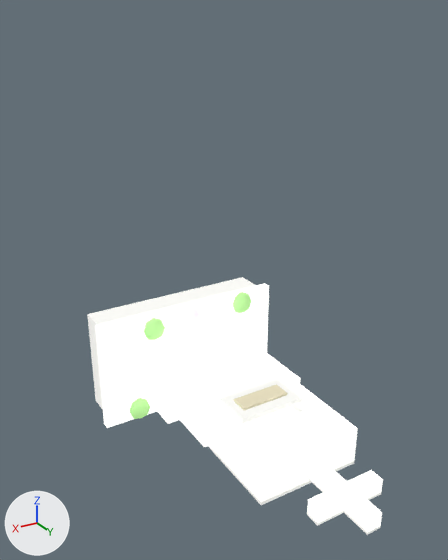
The glTF model assets/procedural/pretty/tombstone.glb: old version first, new version second.
Camera for both pictures: a camera (50 mm lens) standing at (1.28, 2.68, 1.6) and looking at (0.05, 0.63, 0.58). The axes (+X, +Y, +Z) are drawn at lower left. The lights are the same throughout. The older version comes first. Where no turn or scale is listed for an object, it has been applied to the vertices.

Objects in the first picture: 'base', 'base_top', 'crack', 'cross_h', 'cross_shadow_h', 'cross_shadow_v', 'cross_v', 'flower_0.0', 'moss_-0.3_0.22', 'moss_0.2_0.2', 'moss_0.3_-0.22', 'nameplate', 'nameplate_text', 'plinth', 'stone_lower', 'stone_main', 'stone_shadow' and 1 more.
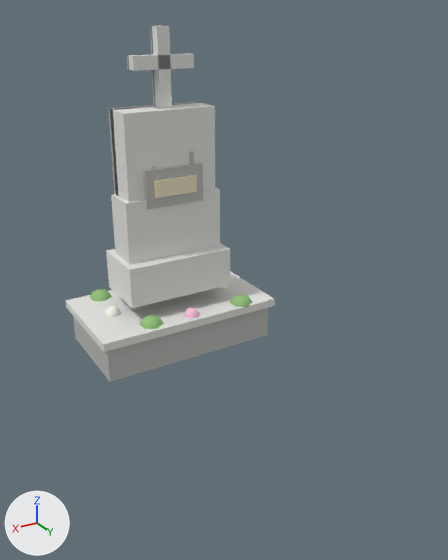
Where the newer file only moved an object's origin or applied its transform, the numbers keep the older frame.

What the commit changed:
In material 'tomb_stone_dark' (mat_tomb_stone_dark), emission_strength is no longer 1.0.
In material 'tomb_stone' (mat_tomb_stone), emission_strength is no longer 1.0.
In material 'tomb_moss' (mat_tomb_moss), emission_color is no longer (0.3, 0.55, 0.2), green #95c47c.
In material 'tomb_moss' (mat_tomb_moss), emission_strength is no longer 1.0.
Object 'base' (ob_base) moves from (0.0, 0.1, 0.0) to (0.0, 0.0, 0.1).
Object 'base' (ob_base) is rescaled from (0.9, 0.2, 0.5) to (0.9, 0.5, 0.2).
Object 'base_top' (ob_base_top) moves from (0.0, 0.2, 0.0) to (0.0, 0.0, 0.2).
Object 'base_top' (ob_base_top) is rescaled from (0.95, 0.04, 0.55) to (0.95, 0.55, 0.04).
Object 'plinth' (ob_plinth) moves from (0.0, 0.4, 0.0) to (0.0, 0.0, 0.4).
Object 'plinth' (ob_plinth) is rescaled from (0.55, 0.2, 0.3) to (0.55, 0.3, 0.2).
Object 'stone_lower' (ob_stone_lower) moves from (0.0, 0.65, 0.0) to (0.0, 0.0, 0.65).
Object 'stone_lower' (ob_stone_lower) is rescaled from (0.5, 0.3, 0.18) to (0.5, 0.18, 0.3).
Object 'stone_main' (ob_stone_main) moves from (0.0, 0.95, 0.0) to (0.0, 0.0, 0.95).
Object 'stone_main' (ob_stone_main) is rescaled from (0.46, 0.5, 0.16) to (0.46, 0.16, 0.5).
Object 'stone_shadow' (ob_stone_shadow) moves from (0.0, 0.95, -0.07) to (0.0, -0.07, 0.95).
Object 'stone_shadow' (ob_stone_shadow) is rescaled from (0.46, 0.5, 0.05) to (0.46, 0.05, 0.5).
Object 'cross_v' (ob_cross_v) moves from (0.0, 1.3, 0.0) to (0.0, 0.0, 1.3).
Object 'cross_v' (ob_cross_v) is rescaled from (0.06, 0.5, 0.06) to (0.06, 0.06, 0.5).
Object 'cross_h' (ob_cross_h) moves from (0.0, 1.4, 0.0) to (0.0, 0.0, 1.4).
Object 'cross_shadow_v' (ob_cross_shadow_v) moves from (0.0, 1.3, -0.03) to (0.0, -0.03, 1.3).
Object 'cross_shadow_v' (ob_cross_shadow_v) is rescaled from (0.06, 0.5, 0.02) to (0.06, 0.02, 0.5).
Object 'cross_shadow_h' (ob_cross_shadow_h) moves from (0.0, 1.4, -0.03) to (0.0, -0.03, 1.4).
Object 'cross_shadow_h' (ob_cross_shadow_h) is rescaled from (0.3, 0.06, 0.02) to (0.3, 0.02, 0.06).
Object 'nameplate' (ob_nameplate) moves from (0.0, 0.85, 0.09) to (0.0, 0.09, 0.85).
Object 'nameplate' (ob_nameplate) is rescaled from (0.3, 0.18, 0.02) to (0.3, 0.02, 0.18).
Object 'nameplate_text' (ob_nameplate_text) moves from (0.0, 0.85, 0.105) to (0.0, 0.105, 0.85).
Object 'nameplate_text' (ob_nameplate_text) is rescaled from (0.22, 0.08, 0.01) to (0.22, 0.01, 0.08).
Object 'moss_-0.3_0.22' (ob_moss__0_3_0_22) is rescaled from (0.06, 0.04, 0.06) to (0.06, 0.06, 0.04).
Object 'moss_0.3_-0.22' (ob_moss_0_3__0_22) moves from (0.3, 0.22, -0.22) to (0.3, -0.22, 0.22).
Object 'moss_0.3_-0.22' (ob_moss_0_3__0_22) is rescaled from (0.06, 0.04, 0.06) to (0.06, 0.06, 0.04).
Object 'moss_0.2_0.2' (ob_moss_0_2_0_2) moves from (0.2, 0.22, 0.2) to (0.2, 0.2, 0.22).
Object 'flower_0.0' (ob_flower_0_0) moves from (0.32, 0.22, 0.0) to (0.32, 0.0, 0.22).
Object 'crack' (ob_crack) moves from (-0.1, 0.85, 0.085) to (-0.1, 0.085, 0.85).
Object 'crack' (ob_crack) is rescaled from (0.02, 0.3, 0.005) to (0.02, 0.005, 0.3).
Object 'crack2' (ob_crack2) moves from (0.1, 0.85, 0.085) to (0.1, 0.085, 0.85).

Where the change shows, as pixel boxes (x1, y1, x2, y2) in the pictures (448 x 560 px):
'stone_main', surface changed, moved, rescaled: before (208, 382, 358, 502); after (110, 102, 215, 203)
'base_top', surface changed, moved, rescaled (21% wider, 44% shorter): before (95, 283, 269, 428); after (65, 271, 275, 352)
'stone_lower', surface changed, moved, rescaled (16% narrower, 19% shorter): before (171, 350, 301, 447); after (111, 187, 220, 265)
'plinth', surface changed, moved, rescaled: before (147, 322, 268, 424); after (106, 243, 230, 308)
'base', surface changed, moved, rescaled (darker): before (87, 277, 256, 410); after (73, 308, 268, 382)
'cross_v', surface changed, moved, rescaled: before (305, 455, 382, 533); after (151, 26, 172, 109)
'nameplate', surface changed, moved, rescaled (27% narrower): before (220, 379, 302, 424); after (143, 163, 203, 209)
'cross_h', surface changed, moved: before (307, 470, 383, 521); after (127, 53, 194, 71)
'nameplate_text', moved, rescaled (19% narrower, 11% shorter): before (234, 384, 287, 410); after (154, 175, 197, 198)
'stone_shadow', surface changed, moved, rescaled: before (208, 438, 355, 505); after (109, 102, 200, 195)
'moss_0.3_-0.22', recoloured, surface changed, moved, rescaled: before (130, 398, 150, 419); after (90, 289, 112, 301)
'moss_0.2_0.2', recoloured, surface changed, moved: before (144, 318, 165, 340); after (139, 315, 164, 329)
'cross_shadow_v', surface changed, moved, rescaled: before (304, 472, 381, 535); after (150, 26, 155, 107)
'moss_-0.3_0.22', recoloured, surface changed, rescaled: before (233, 292, 252, 313); after (230, 295, 253, 308)
'flower_0.0', moved: before (127, 364, 141, 379); after (105, 306, 120, 317)
'cross_shadow_h', surface changed, moved, rescaled: before (307, 490, 382, 526); after (126, 53, 186, 70)
'crack', surface changed, moved, rescaled: before (290, 403, 303, 413); after (190, 151, 194, 165)
